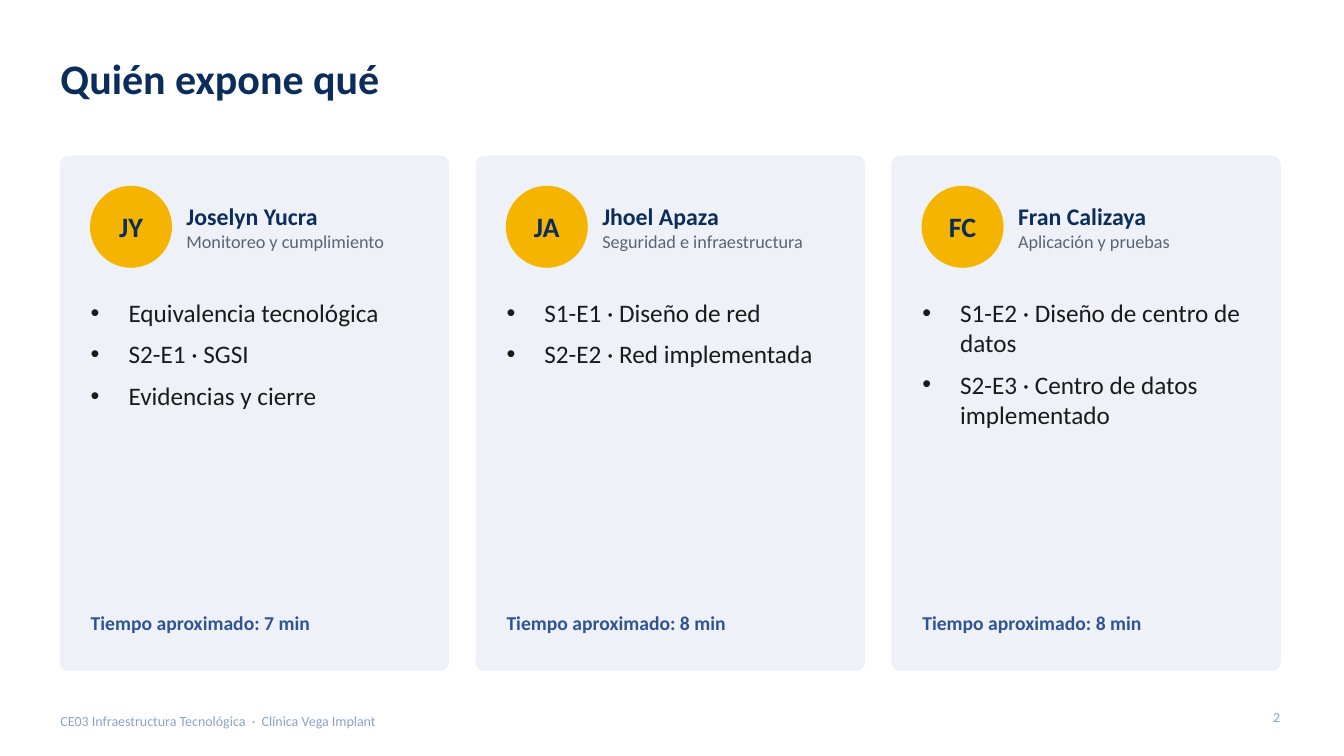
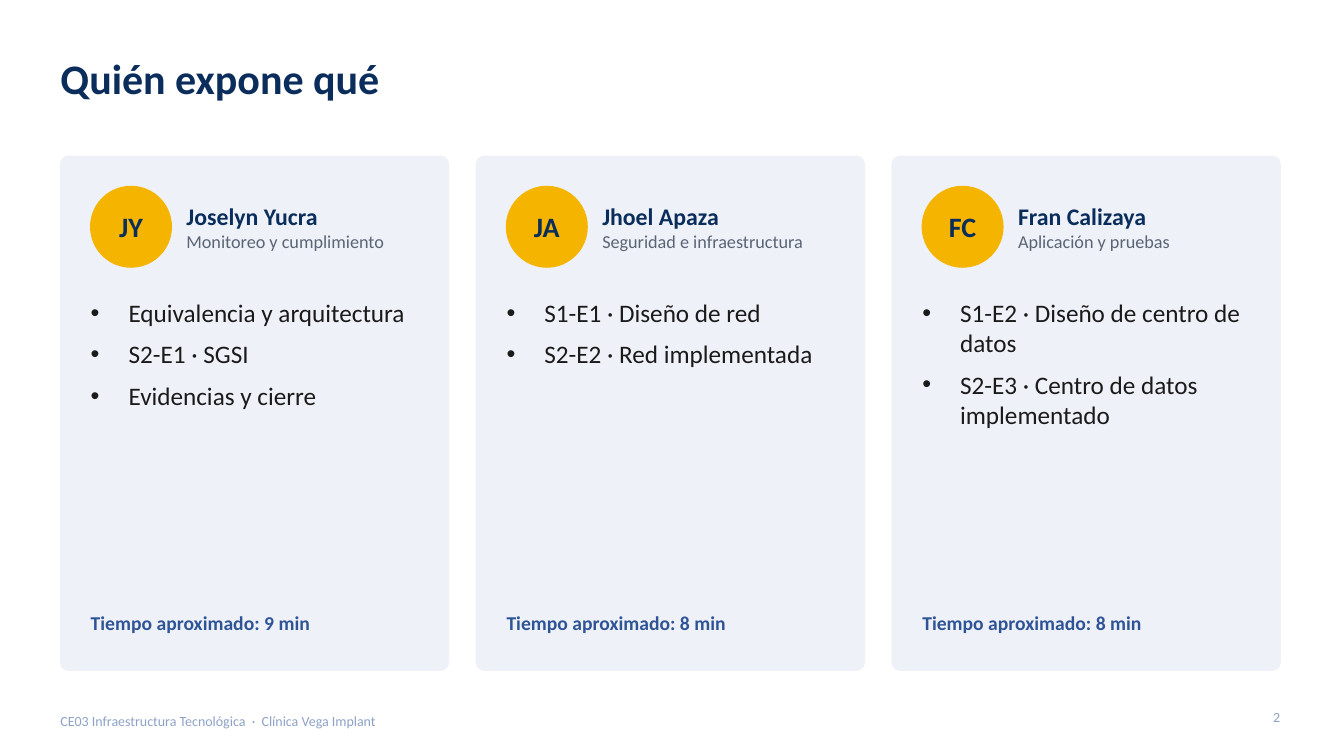
Before and after one commit to francalizaya266-sudo/venga-implantes, a slide deck: slide 2 of docs/entregables/CE03-infraestructura/presentaciones/CE03-Infraestructura-Tecnologica.pptx. Drawn at 1344x756 pixels with LibreOffice and Linux fonts; fonts in the diff are those of the drawing. Boxes give left, top, right and bottom in pixels: in the first picture for what was removed or moved away, otherwise in the second. Text is boxed around its words. In the diff, an @@ line names an element or a change of style, - is before the commit and + after.

```diff
--- a/docs/entregables/CE03-infraestructura/presentaciones/CE03-Infraestructura-Tecnologica.pptx
+++ b/docs/entregables/CE03-infraestructura/presentaciones/CE03-Infraestructura-Tecnologica.pptx
@@ text at [129, 304, 404, 326]: text changed @@
-• Equivalencia tecnológica
+• Equivalencia y arquitectura
@@ text at [91, 616, 310, 633]: text changed @@
-Tiempo aproximado: 7 min
+Tiempo aproximado: 9 min
```
Also in this commit, not shown: 4 other slides changed, 1 slide added, 3 other files.
